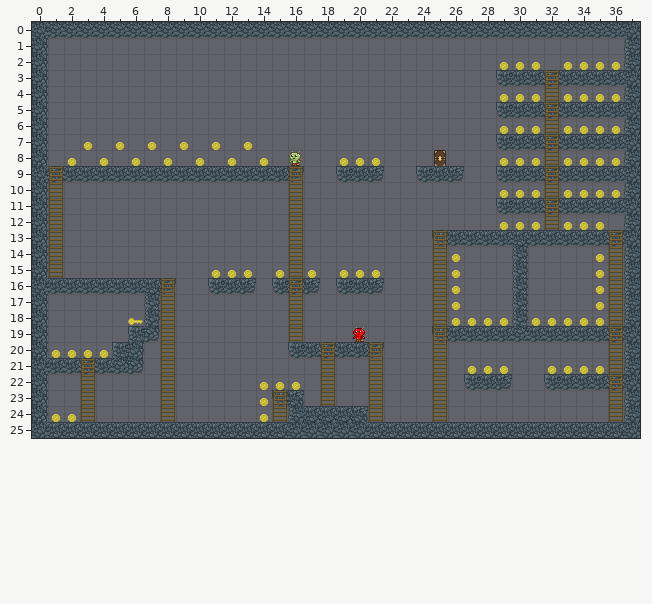
One commit to this Tiled map: assets/levels/level1.tmx. The picture above is the old version.
Cells are 16x16 px. Shown: x 0..37, y 0..25.
And afterwards:
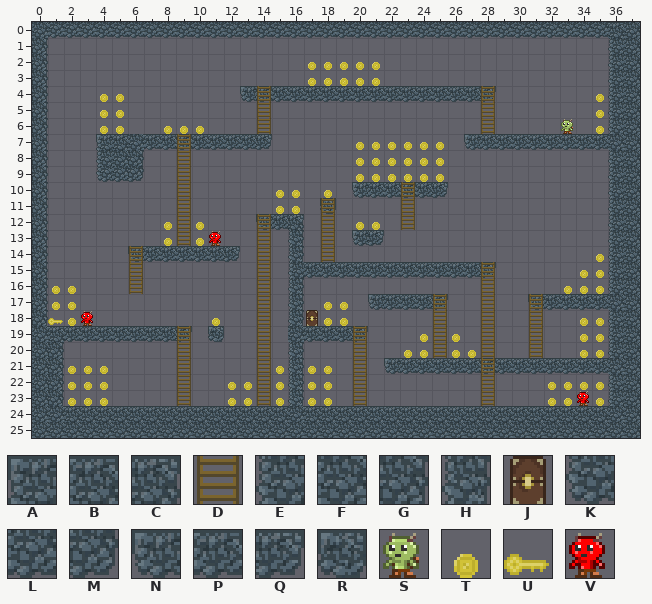
Key: from "Cavern": A 0, B 1, C 2, D 6, E 7, F 8, G 9, H 11, J 13, K 14, L 15, M 16, N 28, P 29, Q 30, R 32; from "Entities": S 0, T 1, U 2, V 4.
_ is an empty cell.
Edits made:
Layer "Terrain":
y 0: x 36 L -> B
y 1..2: x 36..37 _E -> EF
y 3: x 29..36 NPPPPPPP -> _______E
y 4: x 13..28 ________________ -> NPPPPPPPPPPPPPPQ; x 36..37 _E -> EF
y 5: x 29..36 NPPPPPPP -> _______E
y 6: x 36..37 _E -> EF
y 7: x 4..14 ___________ -> ABFPPPPPPPQ; x 27..29 __N -> NPP; x 36 P -> F
y 8: x 4..6 ___ -> EFG; x 36..37 _E -> EF
y 9: x 0..16 FPPPPPPPPPPPPPPPQ -> G___KLM__________; x 19..21 NPQ -> ___; x 24..26 NPQ -> ___; x 29..36 NPPPPPPP -> _______E
y 10: x 20..25 ______ -> NPPPPQ; x 36..37 _E -> EF
y 11: x 18 _ -> R; x 29..36 NPPPPPPP -> _______E
y 12: x 14..16 ___ -> NPC; x 36..37 _E -> EF
y 13: x 16 _ -> H; x 20..21 __ -> NQ; x 25..36 NPPPPBPPPPPP -> ___________E
y 14: x 6..12 _______ -> NPPPPPQ; x 16 _ -> H; x 30 H -> _; x 36..37 _E -> EF
y 15: x 16..28 _____________ -> EPPPPPPPPPPPQ; x 30 H -> _; x 36..37 _E -> EF
y 16: x 0..8 FPPPPPPBQ -> G________; x 11..13 NPQ -> ___; x 15..17 NPQ -> _H_; x 19..21 NPQ -> ___; x 30 H -> _; x 36..37 _E -> EF
y 17: x 7 H -> _; x 16 _ -> H; x 21..25 _____ -> NPPPQ; x 30..37 H______E -> _NPPPPFF
y 18: x 7 H -> _; x 16 _ -> H; x 30 H -> _; x 36..37 _E -> EF
y 19: x 0..9 G_____AM__ -> FBPPPPPPPQ; x 11 _ -> R; x 16..20 _____ -> FPPPQ; x 25..36 NPPPPLPPPPPP -> ___________E
y 20: x 0..1 G_ -> FG; x 5..6 AG -> __; x 16..21 NPPPPQ -> H_____; x 36..37 _E -> EF
y 21: x 1..6 PPPPLM -> G_____; x 16 _ -> H; x 22..37 _______________E -> NPPPPPPPPPPPPPFF
y 22: x 0..1 G_ -> FG; x 16 _ -> H; x 27..29 NPQ -> ___; x 32..36 NPPPP -> ____E
y 23: x 0..1 G_ -> FG; x 15..16 NC -> _H; x 36..37 _E -> EF
y 24: x 0..16 G_______________E -> FFBBBBBBBBBBBBBBF; x 20..37 C________________E -> BBBBBBBBBBBBBBBBFF
y 25: x 1..15 BBBBBBBBBBBBBBB -> FFFFFFFFFFFFFFF; x 21..36 BBBBBBBBBBBBBBBB -> FFFFFFFFFFFFFFFF
Layer "Interactive":
y 3: x 32 D -> _
y 4..6: x 14 _ -> D; x 28 _ -> D; x 32 D -> _
y 7: x 9 _ -> D; x 32 D -> _
y 8: x 9 _ -> D; x 25 J -> _; x 32 D -> _
y 9: x 1 D -> _; x 9 _ -> D; x 16 D -> _; x 32 D -> _
y 10: x 1 D -> _; x 9 _ -> D; x 16 D -> _; x 23 _ -> D; x 32 D -> _
y 11: x 1 D -> _; x 9 _ -> D; x 16 D -> _; x 18 _ -> D; x 23 _ -> D; x 32 D -> _
y 12: x 1 D -> _; x 9 _ -> D; x 14 _ -> D; x 16 D -> _; x 18 _ -> D; x 23 _ -> D; x 32 D -> _
y 13: x 1 D -> _; x 9 _ -> D; x 14 _ -> D; x 16 D -> _; x 18 _ -> D; x 25 D -> _; x 36 D -> _
y 14: x 1 D -> _; x 6 _ -> D; x 14 _ -> D; x 16 D -> _; x 18 _ -> D; x 25 D -> _; x 36 D -> _
y 15: x 1 D -> _; x 6 _ -> D; x 14 _ -> D; x 16 D -> _; x 25 D -> _; x 28 _ -> D; x 36 D -> _
y 16: x 6 _ -> D; x 8 D -> _; x 14 _ -> D; x 16 D -> _; x 25 D -> _; x 28 _ -> D; x 36 D -> _
y 17: x 8 D -> _; x 14 _ -> D; x 16 D -> _; x 28 _ -> D; x 31 _ -> D; x 36 D -> _
y 18: x 8 D -> _; x 14 _ -> D; x 16..17 D_ -> _J; x 28 _ -> D; x 31 _ -> D; x 36 D -> _
y 19: x 8..9 D_ -> _D; x 14 _ -> D; x 16 D -> _; x 20 _ -> D; x 28 _ -> D; x 31 _ -> D; x 36 D -> _
y 20: x 8..9 D_ -> _D; x 14 _ -> D; x 18 D -> _; x 20..21 _D -> D_; x 28 _ -> D; x 31 _ -> D; x 36 D -> _
y 21..22: x 3 D -> _; x 8..9 D_ -> _D; x 14 _ -> D; x 18 D -> _; x 20..21 _D -> D_; x 25 D -> _; x 28 _ -> D; x 36 D -> _
y 23: x 3 D -> _; x 8..9 D_ -> _D; x 14..15 _D -> D_; x 18 D -> _; x 20..21 _D -> D_; x 25 D -> _; x 28 _ -> D; x 36 D -> _
y 24: x 3 D -> _; x 8 D -> _; x 15 D -> _; x 21 D -> _; x 25 D -> _; x 36 D -> _
Layer "Entities":
y 2: x 17..21 _____ -> TTTTT; x 29..31 TTT -> ___; x 33..36 TTTT -> ____
y 3: x 17..21 _____ -> TTTTT
y 4: x 4..5 __ -> TT; x 29..31 TTT -> ___; x 33..34 TT -> __; x 36 T -> _
y 5: x 4..5 __ -> TT; x 35 _ -> T
y 6: x 4..5 __ -> TT; x 8..10 ___ -> TTT; x 29..31 TTT -> ___; x 33..34 TT -> S_; x 36 T -> _
y 7: x 3 T -> _; x 5 T -> _; x 7 T -> _; x 9 T -> _; x 11 T -> _; x 13 T -> _; x 20..25 ______ -> TTTTTT
y 8: x 2 T -> _; x 4 T -> _; x 6 T -> _; x 8 T -> _; x 10 T -> _; x 12 T -> _; x 14 T -> _; x 16 S -> _; x 19 T -> _; x 22..25 ____ -> TTTT; x 29..31 TTT -> ___; x 33..36 TTTT -> ____
y 9: x 20..25 ______ -> TTTTTT
y 10: x 15..16 __ -> TT; x 18 _ -> T; x 29..31 TTT -> ___; x 33..36 TTTT -> ____
y 11: x 15..16 __ -> TT
y 12: x 8 _ -> T; x 10 _ -> T; x 20..21 __ -> TT; x 29..31 TTT -> ___; x 33..35 TTT -> ___
y 13: x 8 _ -> T; x 10..11 __ -> TV
y 14: x 26 T -> _
y 15: x 11..13 TTT -> ___; x 15 T -> _; x 17 T -> _; x 19..21 TTT -> ___; x 26 T -> _; x 34 _ -> T
y 16: x 1..2 __ -> TT; x 26 T -> _; x 33..34 __ -> TT
y 17: x 1..2 __ -> TT; x 18..19 __ -> TT; x 26 T -> _; x 35 T -> _
y 18: x 1..3 ___ -> UTV; x 6 U -> _; x 11 _ -> T; x 18..19 __ -> TT; x 26..29 TTTT -> ____; x 31..33 TTT -> ___
y 19: x 20 V -> _; x 24 _ -> T; x 26 _ -> T; x 34..35 __ -> TT
y 20: x 1..4 TTTT -> ____; x 23..24 __ -> TT; x 26..27 __ -> TT; x 34..35 __ -> TT
y 21: x 2..4 ___ -> TTT; x 15 _ -> T; x 17..18 __ -> TT; x 27..29 TTT -> ___; x 32..35 TTTT -> ____
y 22: x 2..4 ___ -> TTT; x 12..14 __T -> TT_; x 16..18 T__ -> _TT; x 32..35 ____ -> TTTT
y 23: x 2..4 ___ -> TTT; x 12..15 __T_ -> TT_T; x 17..18 __ -> TT; x 32..35 ____ -> TTVT
y 24: x 1..2 TT -> __; x 14 T -> _
Boxes around the changes in both pictures, in picture pixels (x1, y1, x2, y2):
changed: (32, 22, 640, 438)
